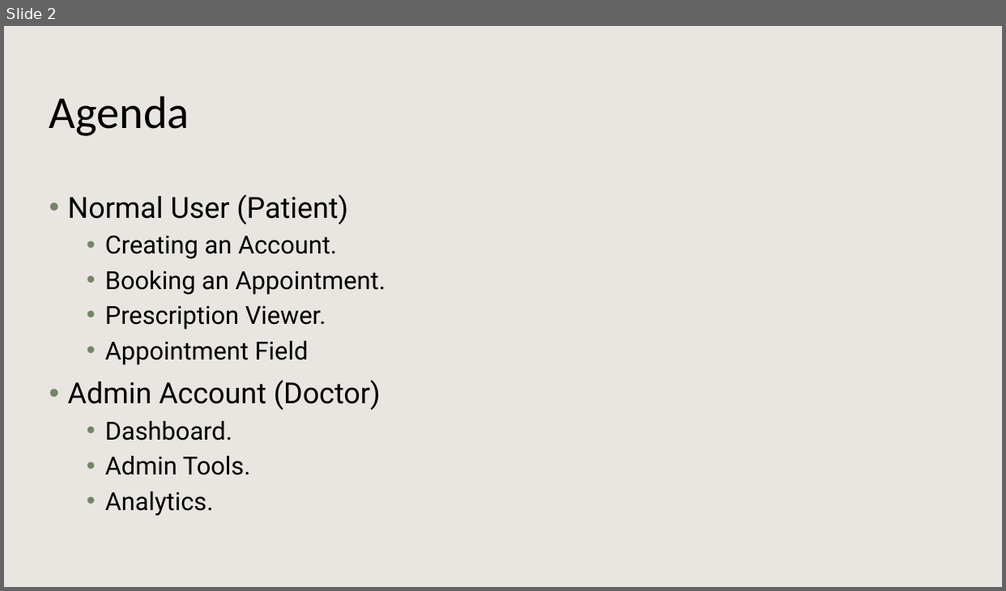
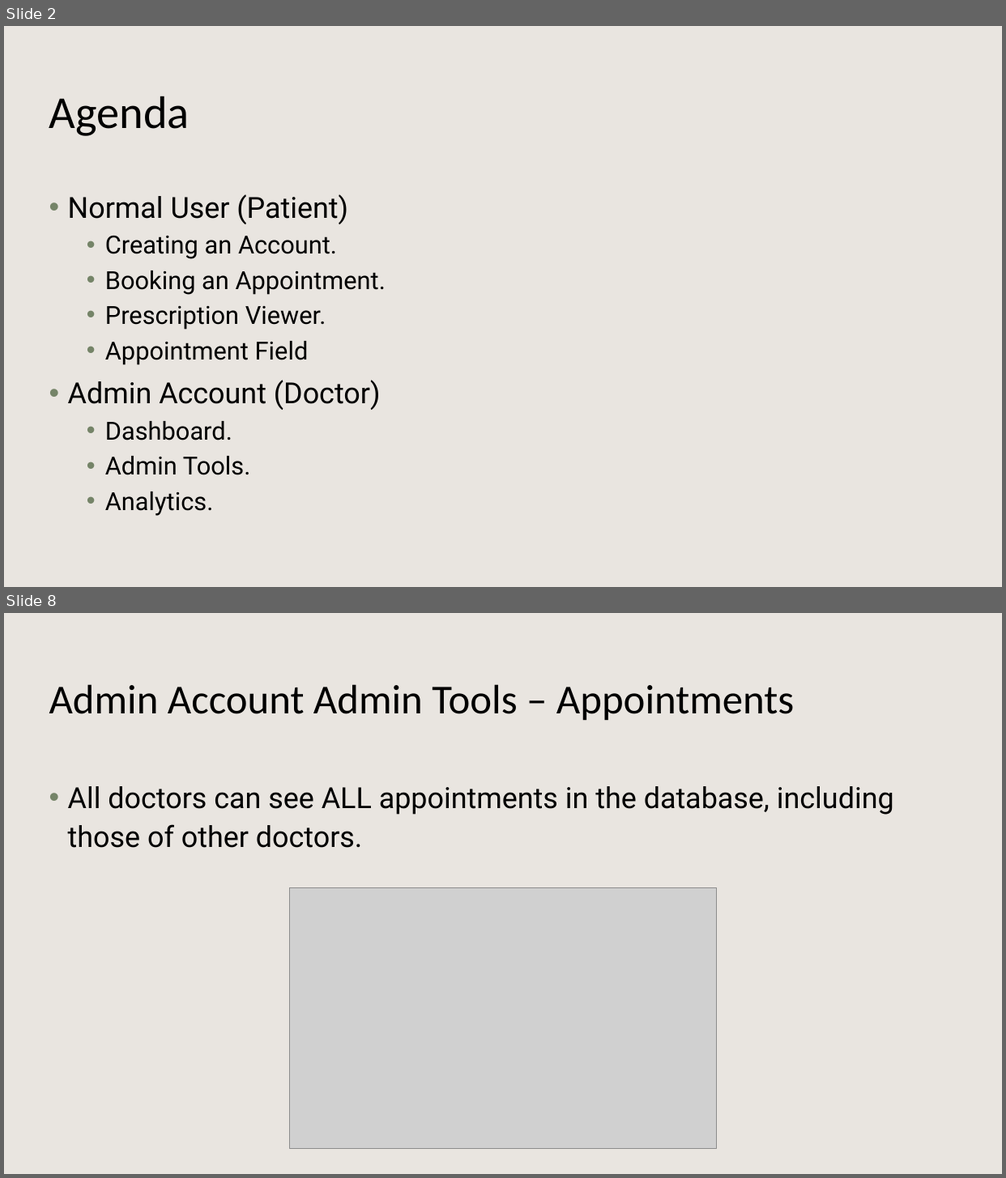
Before and after one commit to Kaylaheady/webDevPortalAndScheduling, a slide deck: docs/Online Appointment and Record System Demo.pptx. Shown one above the other, each under a label of ours: slide 2 before the commit, slides 2 and 8 after it; the slides between them are not shown. The pictures are 1006x591 and 1006x1178 pixels, drawn with LibreOffice and Linux fonts; fonts in the diff are those of the drawing; grey boxes stand for pictures; background and template pictures are left out. Boxes give left, top, right and bottom in pixels: in the first picture for what was removed or moved away, otherwise in the second. Text is boxed around its words. In the diff, an @@ line names an element or a change of style, - is before the commit and + after.

```diff
--- a/docs/Online Appointment and Record System Demo.pptx
+++ b/docs/Online Appointment and Record System Demo.pptx
@@ slide 8 added at [4, 613, 1002, 1174], background #FFFFFF; not listed: 1 template element that a slide beside it also shows @@
@@ title added at [49, 684, 794, 721], 39.6 pt, text #000000 @@
+Admin Account Admin Tools – Appointments
@@ text added at [68, 786, 894, 848], 28 pt, text #000000 @@
+• All doctors can see ALL appointments in the database, including those of other doctors.
@@ picture added at [290, 888, 717, 1149] @@
```
Also in this commit, not shown: 9 other slides added.
